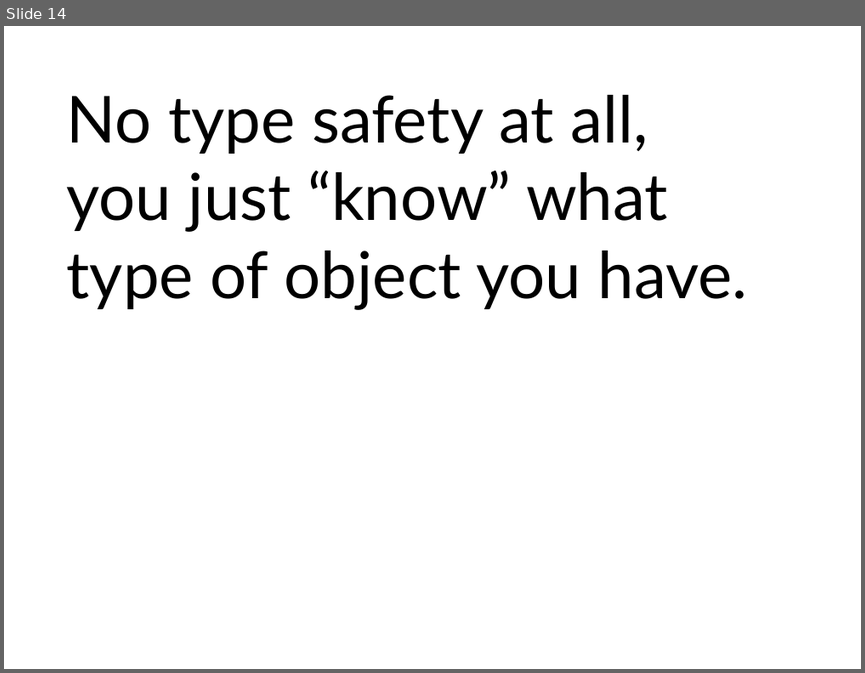
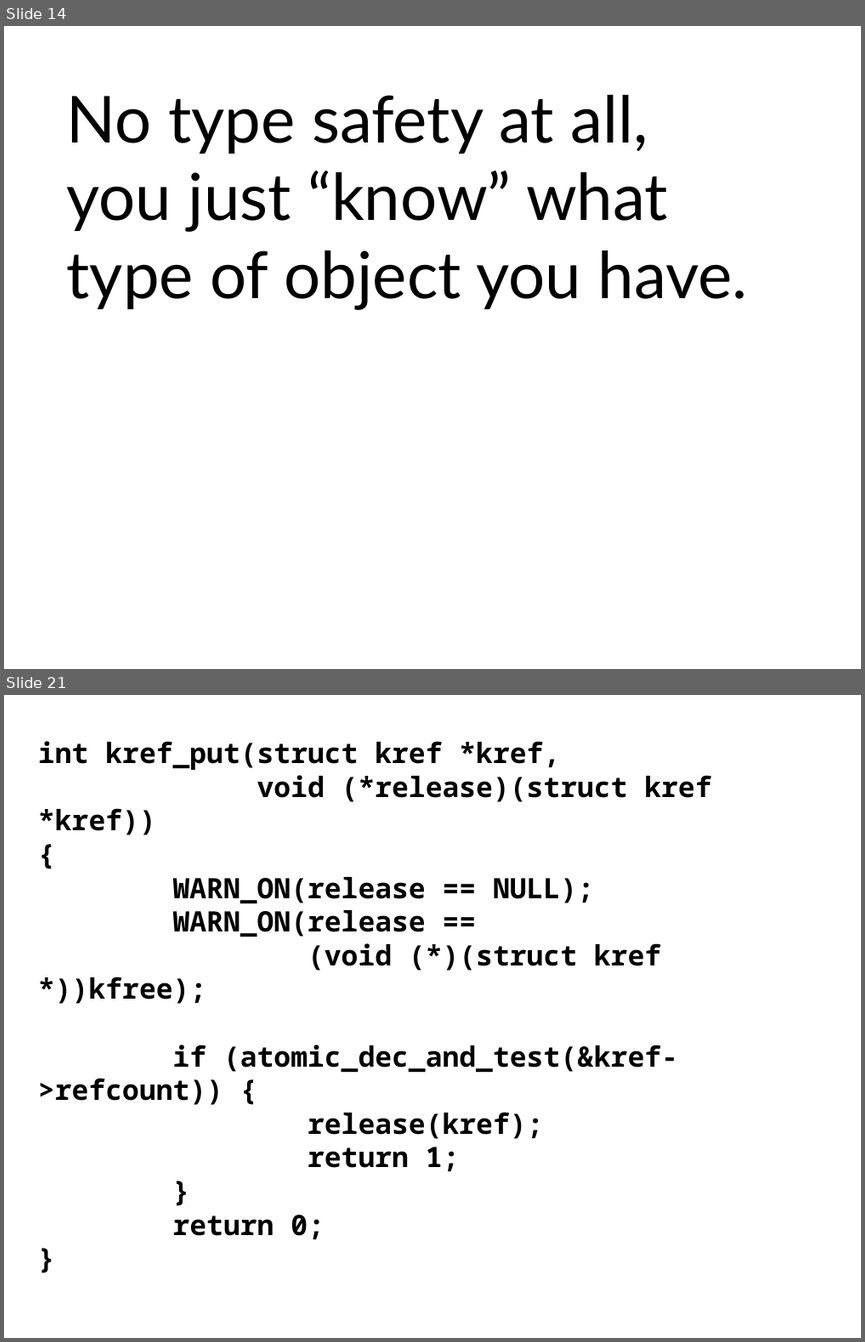
Before and after one commit to gregkh/presentation-kref, a slide deck: kref.odp. Shown one above the other, each under a label of ours: slide 14 before the commit, slides 14 and 21 after it; the slides between them are not shown. The pictures are 865x673 and 865x1342 pixels, drawn with LibreOffice and Linux fonts; fonts in the diff are those of the drawing. Boxes give left, top, right and bottom in pixels: in the first picture for what was removed or moved away, otherwise in the second. Text is boxed around its words. In the diff, an @@ line names an element or a change of style, - is before the commit and + after.

```diff
--- a/kref.odp
+++ b/kref.odp
@@ slide 21 added at (4,695,861,1338), background #FFFFFF @@
@@ text added at (38,741,711,1239), 26 pt, text #000000, bold @@
+int kref_put(struct kref *kref,
+void (*release)(struct kref *kref))
+{
+WARN_ON(release == NULL);
+WARN_ON(release ==
+(void (*)(struct kref *))kfree);
+if (atomic_dec_and_test(&kref->refcount)) {
+release(kref);
+return 1;
+}
+return 0;
+}
```
Also in this commit, not shown: 1 slide changed, 6 other slides added.
